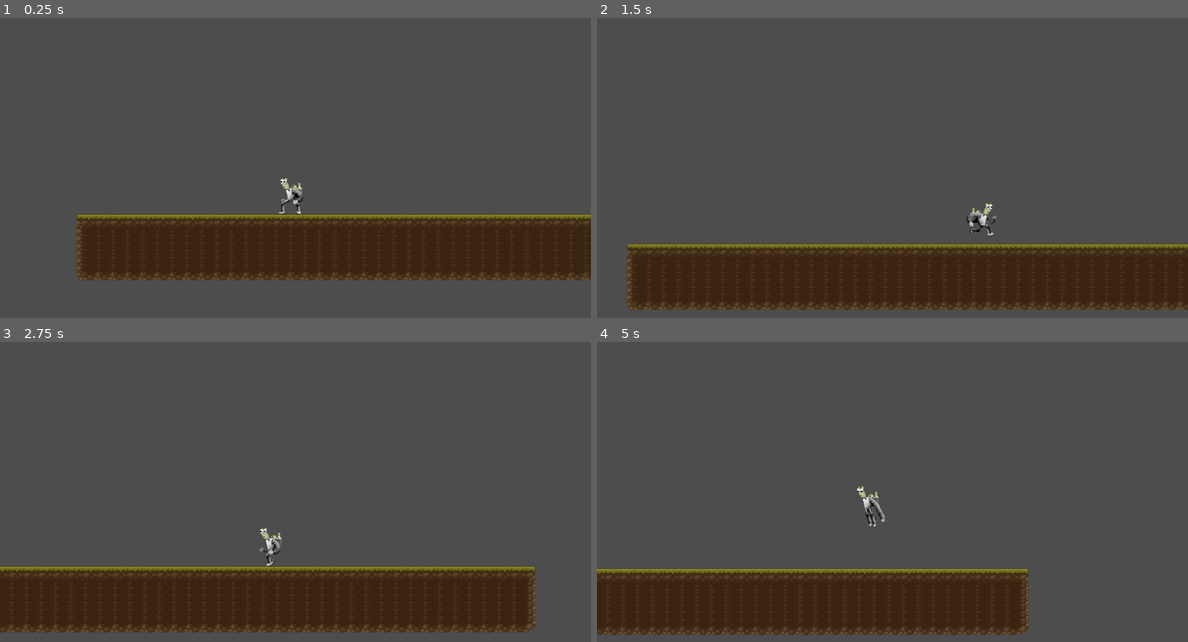
Above: before the commit, frames 1-4 (two rows, left to right).
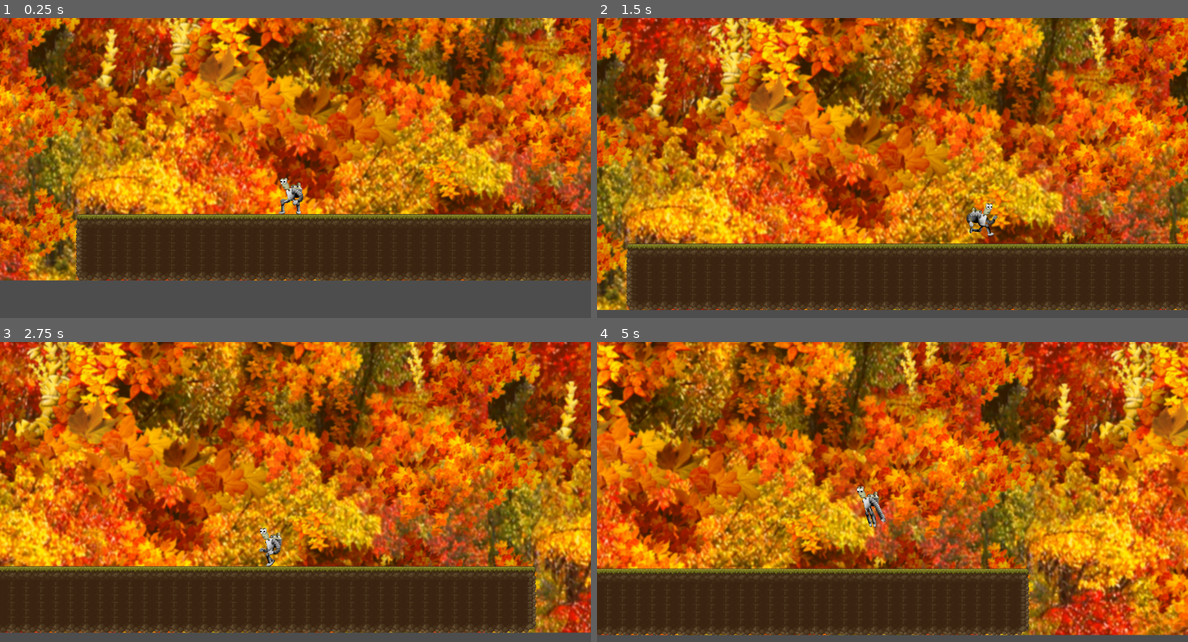
Above: after the commit, the same moments.

Repository: Japharidze/maxfield
Game: Godot game, scene res://src/platform.tscn
Same seed, same stepped clock (60 frames per second), same inputs: the game is played once before the commit and once after it.
Inputs:
- Up to frame 1 (0.25 s): no input
- Up to frame 2 (1.5 s): tap Enter (ui_accept) at 0.5, 0.77 s; hold Right (ui_right) from 0.53 s (still down)
- Up to frame 3 (2.75 s): tap Enter (ui_accept) at 1.52 s; release Right (ui_right) at 2.03 s; hold Left (ui_left) from 2.03 s (still down)
- Up to frame 4 (5 s): release Left (ui_left) at 2.78 s; hold Right (ui_right) 2.78-4.28 s; tap Enter (ui_accept) at 3.02, 3.77, 4.52 s; hold Left (ui_left) from 4.28 s (still down)

The runs differ from the first frame. In frame 1, 68% of the frame differs, in the area x 0-100%, y 0-88%; in frame 2, 76%; in frame 3, 77%; in frame 4, 82%, in the area x 0-100%, y 0-98%.

Commit message:
background added

Diff:
--- a/src/platform.tscn
+++ b/src/platform.tscn
@@ -1,5 +1,6 @@
-[gd_scene load_steps=5 format=3 uid="uid://c0276xjdobndd"]
+[gd_scene load_steps=6 format=3 uid="uid://c0276xjdobndd"]
 
+[ext_resource type="Texture2D" uid="uid://0mgit00na26t" path="res://assets/background.png" id="1_p7mb4"]
 [ext_resource type="Texture2D" uid="uid://hr2k5cd51dqr" path="res://assets/Platforms/Texture/TX Tileset Ground.png" id="1_xqx50"]
 [ext_resource type="PackedScene" uid="uid://ckhy7603jmxen" path="res://src/Actors/character.tscn" id="2_q1rqm"]
 
@@ -2005,6 +2006,14 @@
 
 [node name="Level" type="Node2D"]
 
+[node name="TextureRect" type="TextureRect" parent="."]
+offset_left = -844.0
+offset_right = 2041.0
+offset_bottom = 720.0
+texture = ExtResource("1_p7mb4")
+expand_mode = 2
+stretch_mode = 1
+
 [node name="TileMap" type="TileMap" parent="."]
 tile_set = SubResource("TileSet_er1qu")
 format = 2
